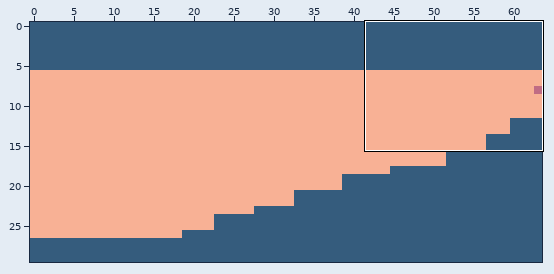
Tiled map -- android/assets/levels/manual/manual_level_1.tmx. Above: a wide view before the commit, with the close-up outlined.
Close-up. The starting point:
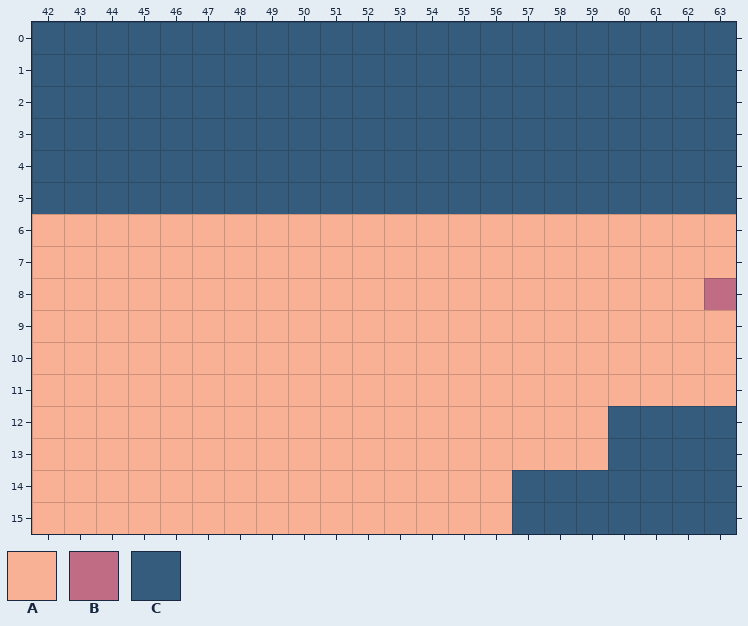
Cells are 16x16 px. Shown: x 42..63, y 0..15. The commit also changed other parts of the map, which this record leaves out.
Key: from "background": A 0; from "enemy": B 0; from "ground": C 0.
_ is an empty cell.
Layer "graphics" before, first column x 42:
 0 CCCCCCCCCCCCCCCCCCCCCC
 1 CCCCCCCCCCCCCCCCCCCCCC
 2 CCCCCCCCCCCCCCCCCCCCCC
 3 CCCCCCCCCCCCCCCCCCCCCC
 4 CCCCCCCCCCCCCCCCCCCCCC
 5 CCCCCCCCCCCCCCCCCCCCCC
 6 AAAAAAAAAAAAAAAAAAAAAA
 7 AAAAAAAAAAAAAAAAAAAAAA
 8 AAAAAAAAAAAAAAAAAAAAAB
 9 AAAAAAAAAAAAAAAAAAAAAA
10 AAAAAAAAAAAAAAAAAAAAAA
11 AAAAAAAAAAAAAAAAAAAAAA
12 AAAAAAAAAAAAAAAAAACCCC
13 AAAAAAAAAAAAAAAAAACCCC
14 AAAAAAAAAAAAAAACCCCCCC
15 AAAAAAAAAAAAAAACCCCCCC
The same view after the edit:
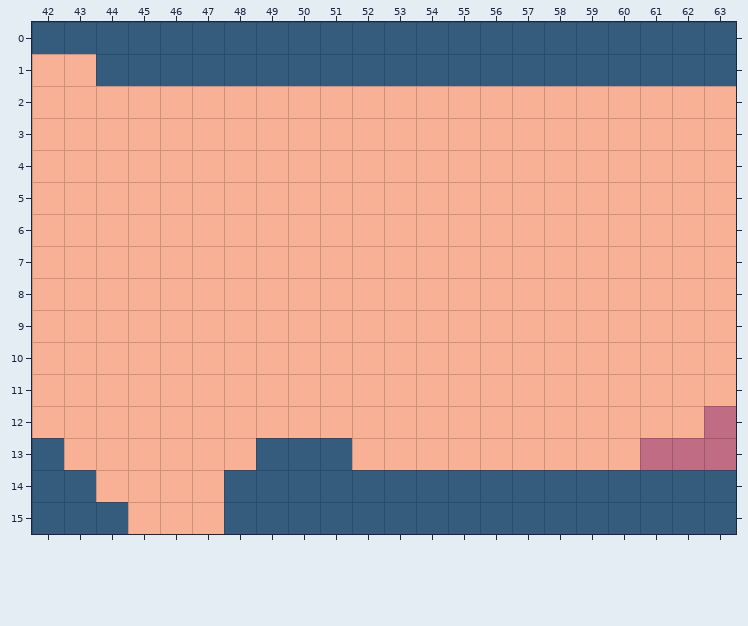
Tiles of an added or newly shown layer are drawn over the layers below it.
What changed:
Layer "background" (added):
y 1: x 42..43 __ -> AA
y 2..5: x 42..63 ______________________ -> AAAAAAAAAAAAAAAAAAAAAA
y 8: x 63 _ -> A
y 12: x 60..62 ___ -> AAA
y 13: x 60 _ -> A
Layer "graphics":
y 1: x 42..43 CC -> __
y 2..5: x 42..63 CCCCCCCCCCCCCCCCCCCCCC -> ______________________
y 8: x 63 B -> _
y 12: x 60..63 CCCC -> ___B
y 13: x 42 A -> C; x 49..51 AAA -> CCC; x 60..63 CCCC -> _BBB
y 14: x 42..43 AA -> CC; x 48..56 AAAAAAAAA -> CCCCCCCCC
y 15: x 42..44 AAA -> CCC; x 48..56 AAAAAAAAA -> CCCCCCCCC
Pixel boxes of the changes (left, top, right, bottom) in both close-ups:
changed: (32, 54, 736, 214)
changed: (704, 278, 736, 310)
changed: (608, 406, 736, 470)
changed: (32, 438, 128, 534)
changed: (224, 438, 512, 534)
